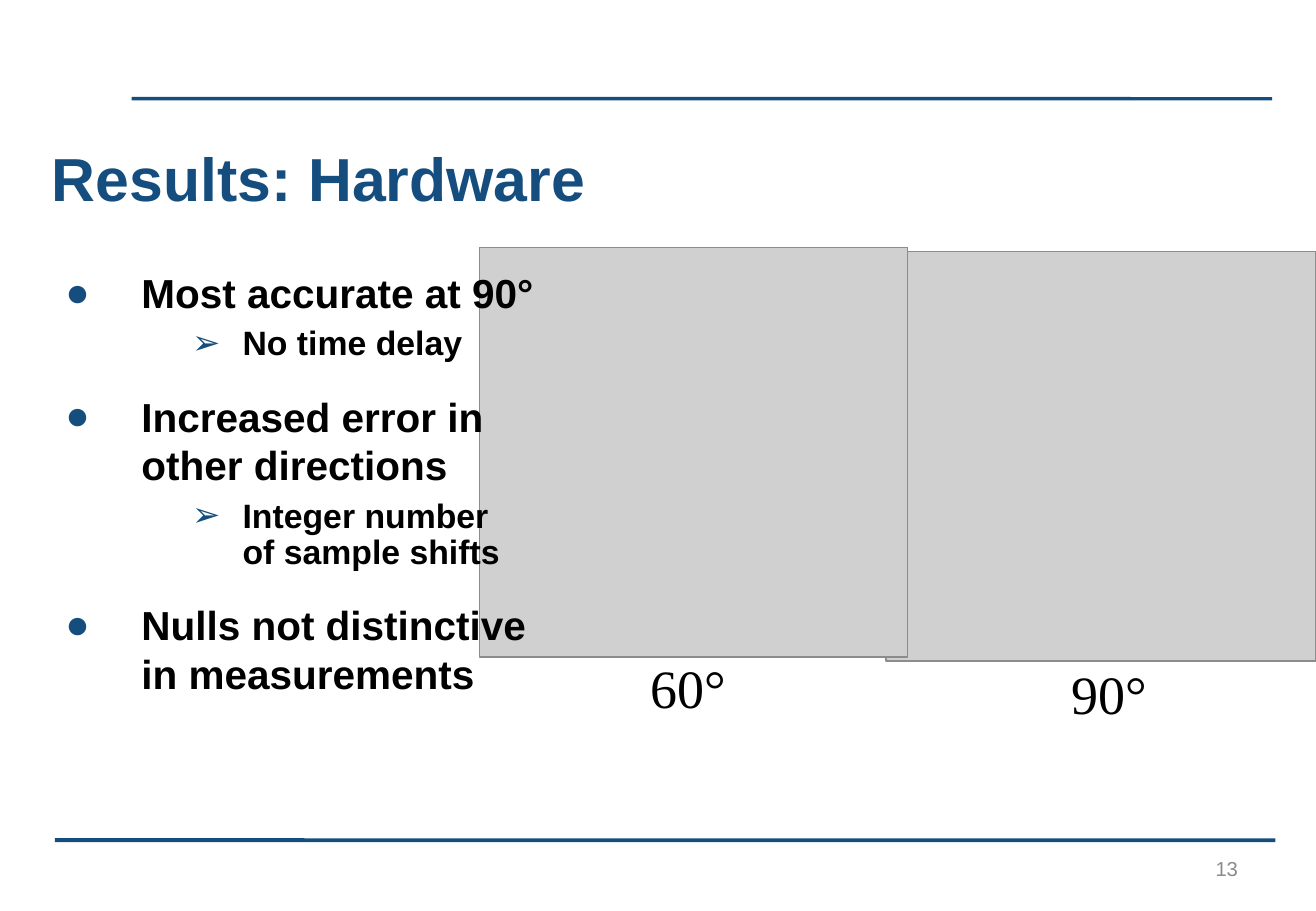
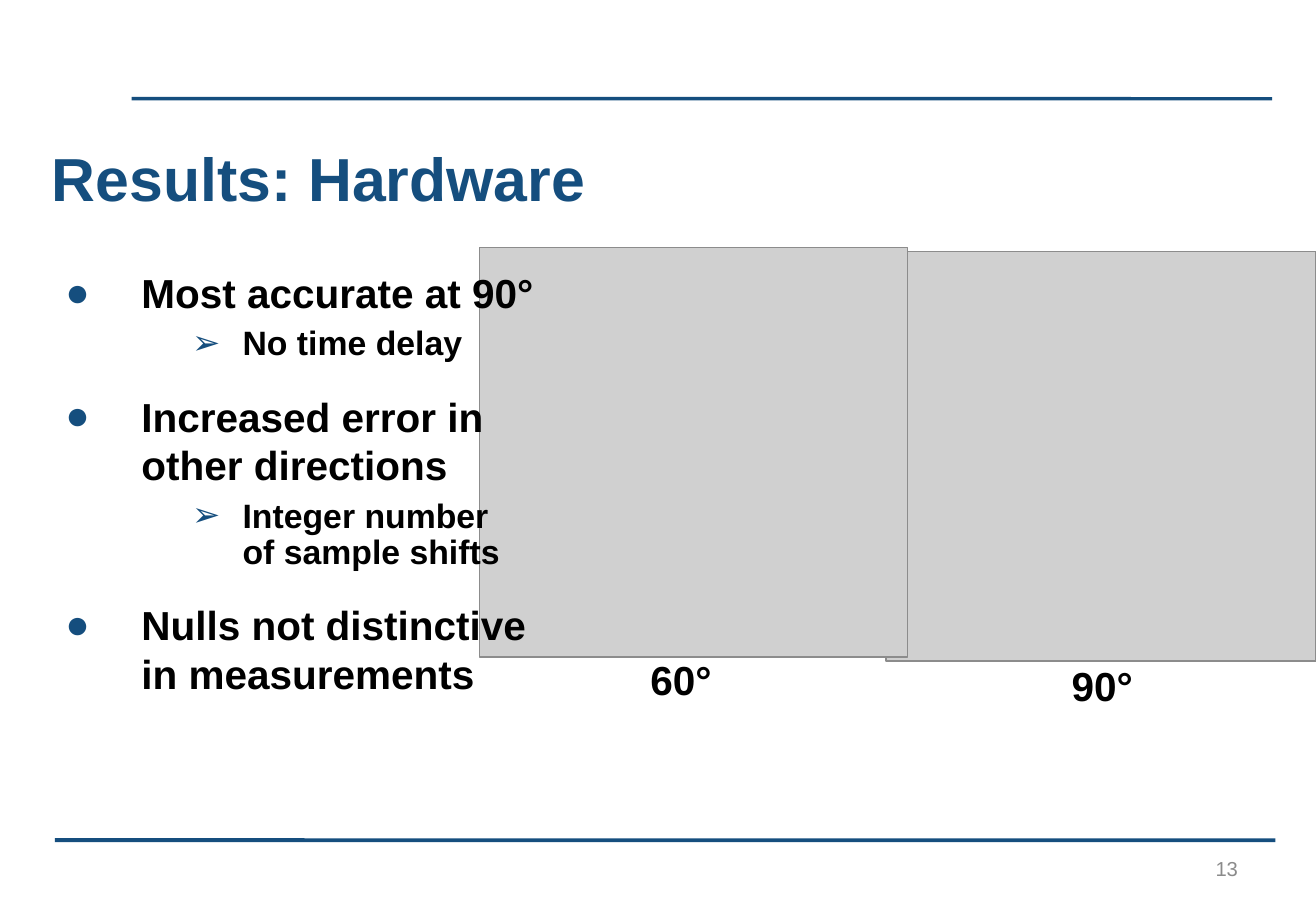
Before and after one commit to kayjayB/I_cant_hear_you, a slide deck: slide 13 of Presentation/Lab Project Presentation.pptx. Drawn at 1316x911 pixels with LibreOffice and Linux fonts; fonts in the diff are those of the drawing; grey boxes stand for pictures; background and template pictures are left out. Boxes give left, top, right and bottom in pixels: in the first picture for what was removed or moved away, otherwise in the second. Text is boxed around its words. In the diff, an @@ line names an element or a change of style, - is before the commit and + after.

```diff
--- a/Presentation/Lab Project Presentation.pptx
+++ b/Presentation/Lab Project Presentation.pptx
@@ text "60°" at (x1=650, y1=666, x2=711, y2=696): size 32 to 24 pt, font Times New Roman to Arial, bold on @@
@@ text "90°" at (x1=1072, y1=672, x2=1133, y2=702): size 32 to 24 pt, font Times New Roman to Arial, bold on @@
```
Also in this commit, not shown: 3 other slides changed, 3 slides added, 1 slide removed.
